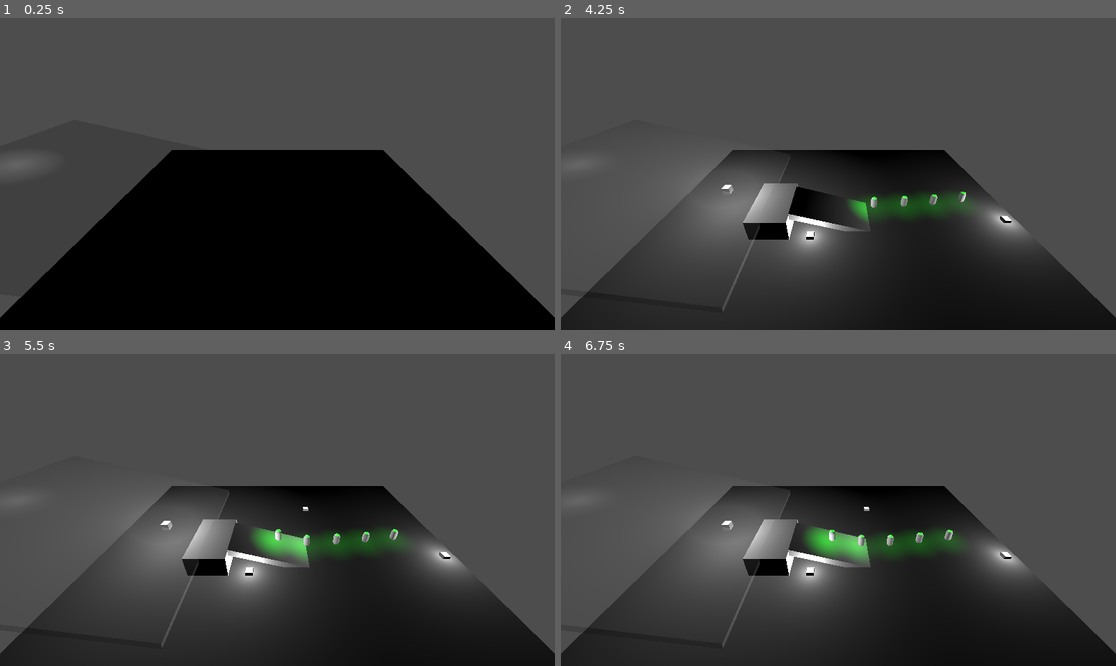
Above: before the commit, frames 1-4 (two rows, left to right).
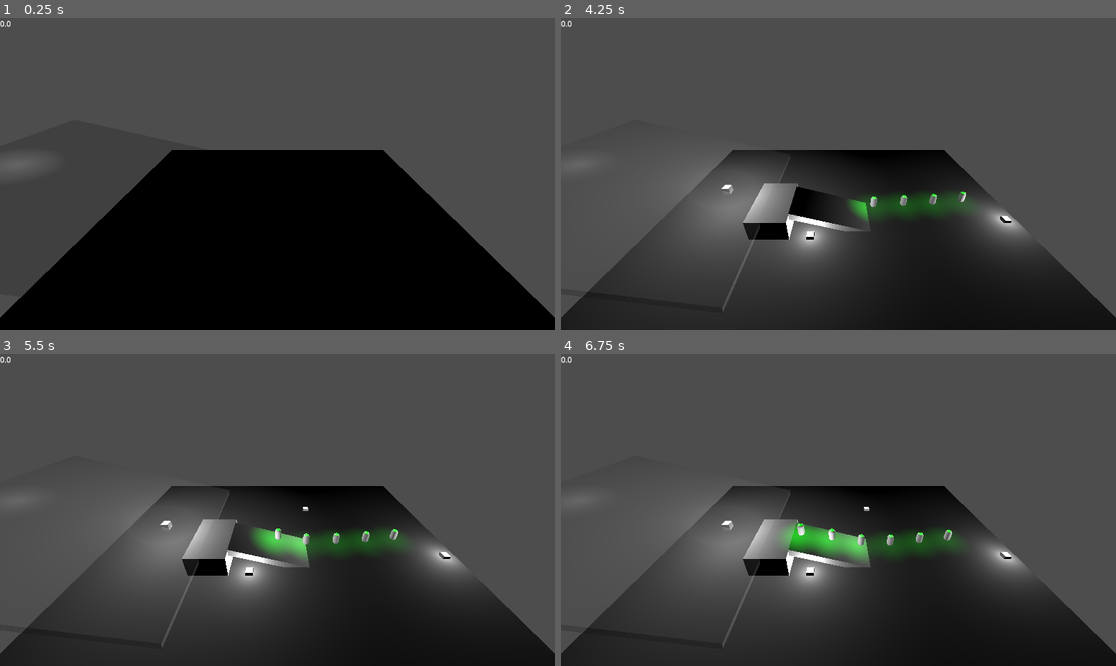
Above: after the commit, the same moments.

Repository: FryingPan2152/tower-defense
Game: Godot game, scene res://World.tscn
Two runs of this game, one before a commit and one after it. Both use one fixed random seed, a clock stepped at 60 frames per second and the inputs below.
Inputs (mouse positions are in pixels of both pictures, inside the frame that each line leads up to):
- Up to frame 1 (0.25 s): no input
- Up to frame 2 (4.25 s): tap Enter at 0.5 s; move the mouse to (960, 158) at 0.52 s; click (960, 158) at 0.6 s; move the mouse to (727, 189) at 1.27 s; click (727, 189) at 1.35 s; move the mouse to (894, 105) at 2.02 s; tap 1 (tower1) at 2.1 s; click (894, 105) at 2.3 s; move the mouse to (810, 236) at 2.77 s; tap 2 (tower2) at 2.85 s; click (810, 236) at 3.05 s; move the mouse to (1005, 220) at 3.52 s; click (1005, 220) at 3.6 s
- Up to frame 3 (5.5 s): move the mouse to (111, 463) at 4.27 s; click (111, 463) at 4.35 s; move the mouse to (305, 510) at 5.02 s; tap 1 (tower1) at 5.1 s; click (305, 510) at 5.3 s
- Up to frame 4 (6.75 s): move the mouse to (755, 432) at 5.77 s; tap 2 (tower2) at 5.85 s; click (755, 432) at 6.05 s; move the mouse to (960, 494) at 6.52 s; click (960, 494) at 6.6 s

The runs differ from the first frame. In frame 1, less than 0.1% of the frame differs, in the area x 0-3%, y 0-3%; in frame 2, less than 0.1%; in frame 3, less than 0.1%; in frame 4, 0.6%, in the area x 0-71%, y 0-64%.
Error before the commit: Invalid type in function 'project_local_ray_normal' in base 'Camera3D (Player.gd)'. Cannot convert argument 1 from Nil to Vector2. (res://Player.gd:24)

Commit message:
Added money system as well as fixed some bugs ingame

Diff:
--- a/Player.gd
+++ b/Player.gd
@@ -1,6 +1,6 @@
 extends Camera3D
 
-var mouseposition
+var mouseposition = Vector2(0,0)
 @onready var raycast:=$RayCast3D
 var tower_selected = 1
 
--- a/World.tscn
+++ b/World.tscn
@@ -1,8 +1,9 @@
-[gd_scene load_steps=8 format=3 uid="uid://by14qtbdi3mds"]
+[gd_scene load_steps=9 format=3 uid="uid://by14qtbdi3mds"]
 
 [ext_resource type="Script" uid="uid://dhkyami0b2fy7" path="res://Player.gd" id="1_r8odi"]
 [ext_resource type="Script" uid="uid://bl0ep6le2s3o7" path="res://world.gd" id="1_vxrfi"]
 [ext_resource type="PackedScene" uid="uid://ctkpmonb1djsv" path="res://destination.tscn" id="3_bcbcq"]
+[ext_resource type="PackedScene" uid="uid://bnftusb3y23n1" path="res://player_ui_money.tscn" id="3_eu7l1"]
 [ext_resource type="PackedScene" uid="uid://cilm5e8ee4qub" path="res://Enemy_Spawner.tscn" id="4_js7pq"]
 
 [sub_resource type="NavigationMesh" id="NavigationMesh_isng5"]
@@ -22,6 +23,8 @@
 [node name="Camera3D" type="Camera3D" parent="."]
 transform = Transform3D(1, 0, 0, 0, 0.848649, 0.528957, 0, -0.528957, 0.848649, 0, 23, 23.9079)
 script = ExtResource("1_r8odi")
+
+[node name="Control" parent="Camera3D" instance=ExtResource("3_eu7l1")]
 
 [node name="RayCast3D" type="RayCast3D" parent="Camera3D"]
 
--- a/base_tower.gd
+++ b/base_tower.gd
@@ -20,6 +20,6 @@
 
 func _on_timer_timeout():
 	if get_parent() is NavigationRegion3D:
-		#print("baking")
-		#get_parent().bake_navigation_mesh(true)
+		print("baking")
+		get_parent().bake_navigation_mesh(true)
 		pass
--- a/destination.gd
+++ b/destination.gd
@@ -2,8 +2,11 @@
 extends Node3D
 
 @onready var area:= $Area3D
+@export var base_health:= 10.0
 
 func _process(delta: float) -> void:
+	if base_health <= 0.0:
+		get_tree().change_scene_to_file("res://lose_screen.tscn")
 	pass
 
 func _physics_process(delta: float) -> void:
@@ -11,5 +14,8 @@
 
 	for body in area.get_overlapping_bodies():
 		if body is Enemy:
+
+			base_health -= body.base_damage
+			print(base_health)
 			body.queue_free()
 	pass
--- a/enemy.gd
+++ b/enemy.gd
@@ -5,10 +5,14 @@
 @onready var light: OmniLight3D= $OmniLight3D
 
 var health: = 200
+var base_damage:= 1.0
 var MAXHEALTH := 200
+var died = false
 
 func _process(delta: float) -> void:
-	if health <= 0.0:
+	if health <= 0.0 && died == false:
+		died = true
+		Globals.player_money += 1.0
 		queue_free()
 	light.light_energy = (health/MAXHEALTH)*16
 
--- a/enemy_spawner.gd
+++ b/enemy_spawner.gd
@@ -1,10 +1,15 @@
 extends Node3D
 
 @export var destinaiton: Destination
+var enemy_spawn_count := 0
+static var enemy_s = preload("res://Enemy.tscn")
 
 func _on_timer_timeout() -> void:
-	var enemy = preload("res://Enemy.tscn").instantiate()
+	var enemy = enemy_s.instantiate()
 	enemy.global_position = global_position
 	enemy.destination = destinaiton
+	enemy.health = (enemy_spawn_count*10) + 100
+	enemy.MAXHEALTH = enemy.health
 	get_parent().add_child(enemy)
+	enemy_spawn_count += 5
 	pass # Replace with function body.
--- /dev/null
+++ b/globals.gd
@@ -0,0 +1,3 @@
+extends Node
+
+static var player_money := 0.0
--- /dev/null
+++ b/lose_screen.tscn
@@ -0,0 +1,10 @@
+[gd_scene format=3 uid="uid://c2jrq4qukagnx"]
+
+[node name="Lose" type="Node2D"]
+
+[node name="Label" type="Label" parent="."]
+offset_right = 40.0
+offset_bottom = 23.0
+text = "Lose"
+
+[node name="Camera2D" type="Camera2D" parent="."]
--- /dev/null
+++ b/player_ui_money.gd
@@ -0,0 +1,7 @@
+extends Control
+
+@onready var label:= $Label
+
+func _process(delta: float) -> void:
+	label.text = str(Globals.player_money)
+	pass
--- /dev/null
+++ b/player_ui_money.tscn
@@ -0,0 +1,18 @@
+[gd_scene load_steps=2 format=3 uid="uid://bnftusb3y23n1"]
+
+[ext_resource type="Script" uid="uid://r3a4ol13eujq" path="res://player_ui_money.gd" id="1_vccy0"]
+
+[node name="Control" type="Control"]
+layout_mode = 3
+anchors_preset = 15
+anchor_right = 1.0
+anchor_bottom = 1.0
+grow_horizontal = 2
+grow_vertical = 2
+script = ExtResource("1_vccy0")
+
+[node name="Label" type="Label" parent="."]
+layout_mode = 0
+offset_right = 40.0
+offset_bottom = 23.0
+text = "MONEYAAAA"
--- a/project.godot
+++ b/project.godot
@@ -14,6 +14,10 @@
 run/main_scene="res://World.tscn"
 config/features=PackedStringArray("4.4", "GL Compatibility")
 config/icon="res://icon.svg"
+
+[autoload]
+
+Globals="*res://globals.gd"
 
 [input]
 
--- a/projectile.gd
+++ b/projectile.gd
@@ -2,12 +2,15 @@
 
 var velocity: Vector3
 @onready var area:=$Area3D
+var hit = false
 
 func _physics_process(delta: float) -> void:
 	for body in area.get_overlapping_bodies():
-		if body is Enemy:
-			body.health -= 100
-			queue_free()
+		if hit == false:
+			if body is Enemy:
+				body.health -= 100
+				hit = true
+				queue_free()
 
 
 	global_position += velocity * delta
--- a/world.gd
+++ b/world.gd
@@ -8,6 +8,7 @@
 
 @onready var timer:= $Timer
 @onready var nav := $NavigationRegion3D
+
 
 # Called when the node enters the scene tree for the first time.
 func _ready():
@@ -20,5 +21,6 @@
 
 
 func _on_timer_timeout():
-	nav.bake_navigation_mesh()
-	print("baked")
+	#nav.bake_navigation_mesh()
+	#print("baked")
+	pass
Not shown, added: globals.gd.uid
Not shown, added: player_ui_money.gd.uid
